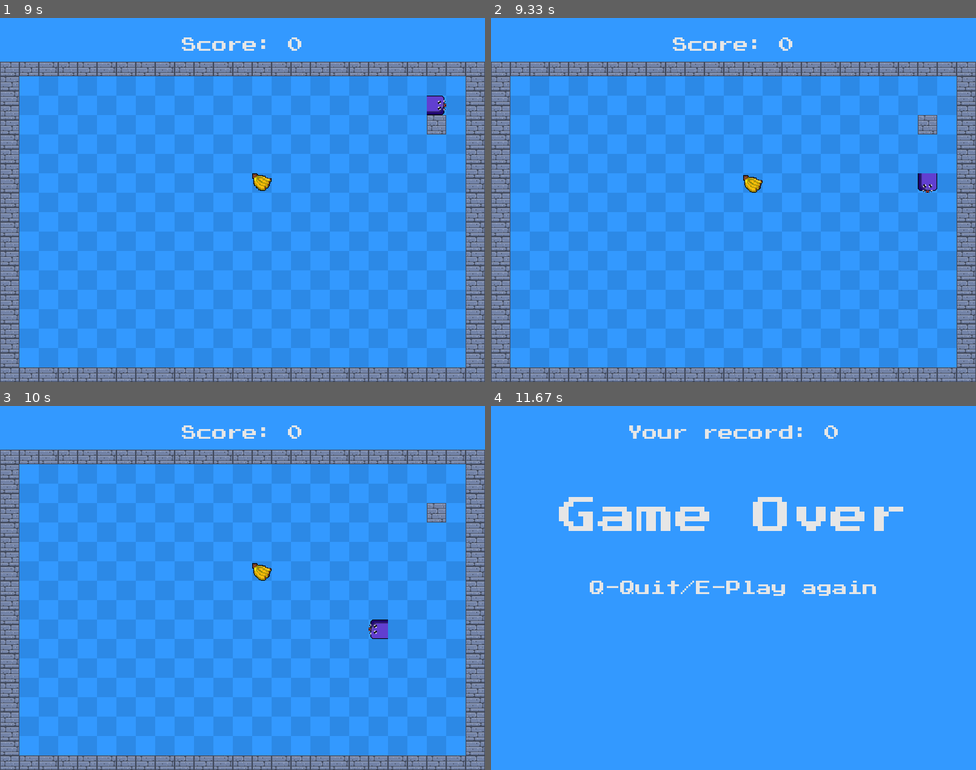
Above: before the commit, frames 1-4 (two rows, left to right).
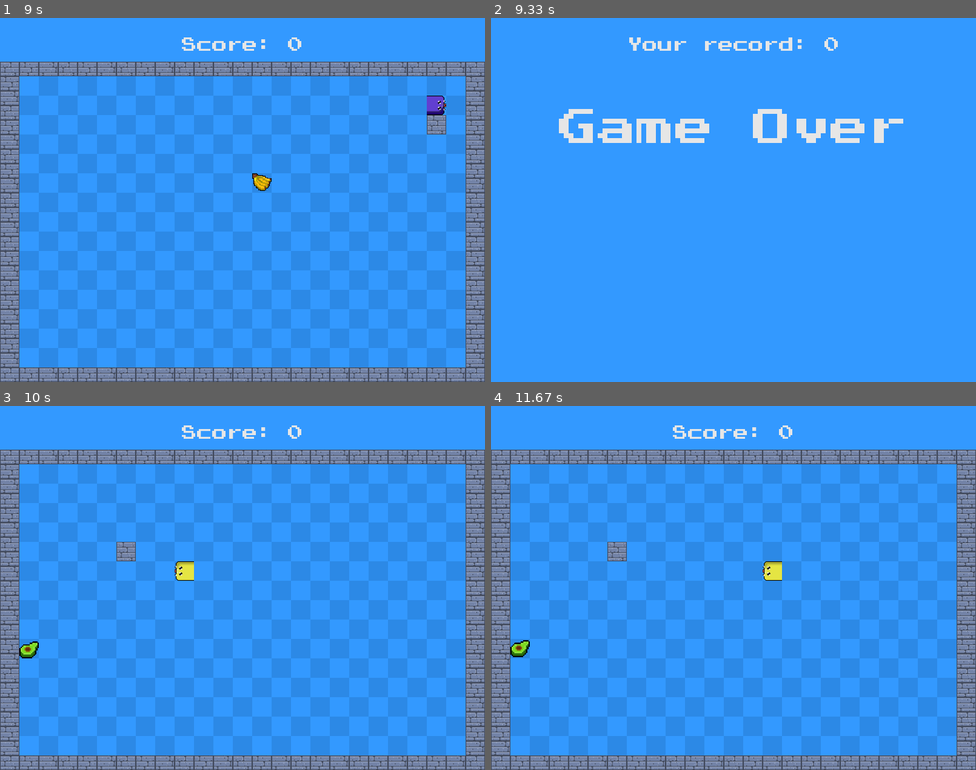
Above: after the commit, the same moments.

Repository: LUDUSLab/stem-games
Game: pygame game, started from natanael.lucena/snakepro/main.py
Same seed, same stepped clock (60 frames per second), same inputs: the game is played once before the commit and once after it.
Inputs:
- Up to frame 1 (9 s): hold W 0.33-0.8 s; hold D 0.83-1.47 s; hold S 1.5-1.87 s; hold A 1.9-2.37 s; hold D 2.4-2.87 s; hold W 2.9-3.2 s; hold D 3.23-3.7 s; hold A 3.73-4.27 s; hold S 4.3-4.6 s; hold A 4.63-5.03 s; hold W 5.07-5.43 s; hold D 5.47-6.1 s; hold S 6.13-6.5 s; hold A 6.53-7 s; hold D 7.03-7.5 s; hold W 7.53-7.83 s; hold D 7.87-8.33 s; hold A 8.37-8.9 s; hold S from 8.93 s (still down)
- Up to frame 2 (9.33 s): release S at 9.23 s; tap E at 9.27 s
- Up to frame 3 (10 s): hold A from 9.67 s (still down)
- Up to frame 4 (11.67 s): release A at 10.07 s; hold W 10.1-10.47 s; hold D 10.5-11.13 s; hold S 11.17-11.53 s; hold A from 11.57 s (still down)

Frame 1 is identical in both runs. In frame 2, 53% of the frame differs, in the area x 0-100%, y 5-100%; in frame 3, 1.1%; in frame 4, 54%.

Commit message:
add snake collision with the wall obstacle

Diff:
--- a/natanael.lucena/snakepro/game.py
+++ b/natanael.lucena/snakepro/game.py
@@ -122,6 +122,12 @@
         if snake.snake.y < 84 or snake.snake.y > window[1] - 25 or snake.snake.x < snake.snake.w or \
                 snake.snake.x > window[0] - 2*snake.snake.w:
             game_over = game_over_treatment()
+
+        # The snake collides with an obstacle
+        for block in blocks:
+            if block.x == snake.snake.x and block.y == snake.snake.y:
+                game_over = game_over_treatment()
+
         # The snake collides with herself
         for x in snake_pos[1:]:
             if x == snake_head:
